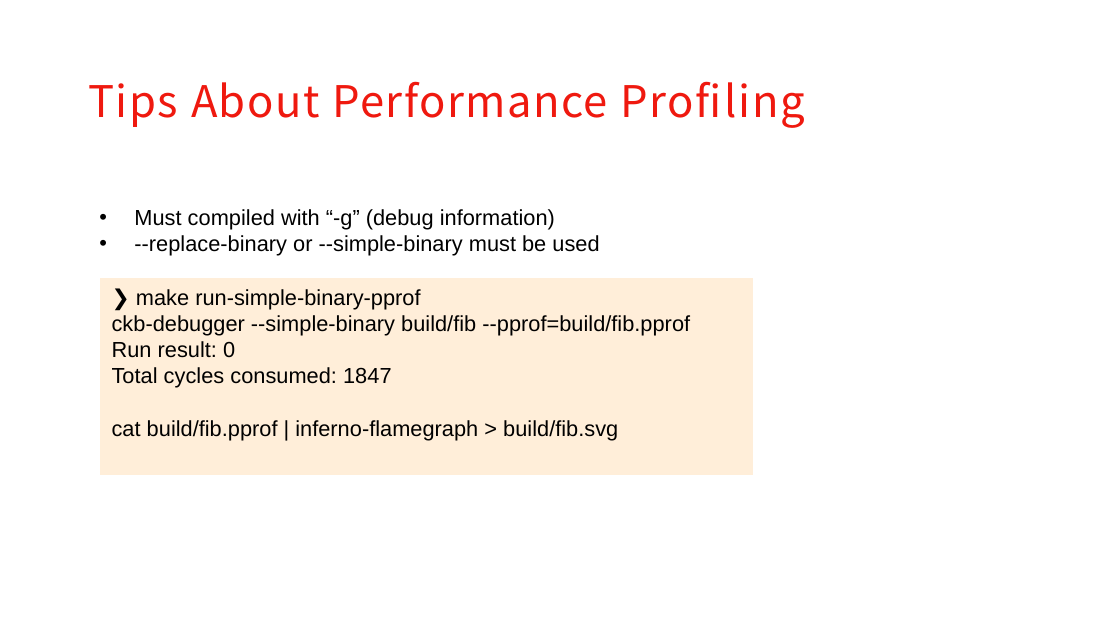
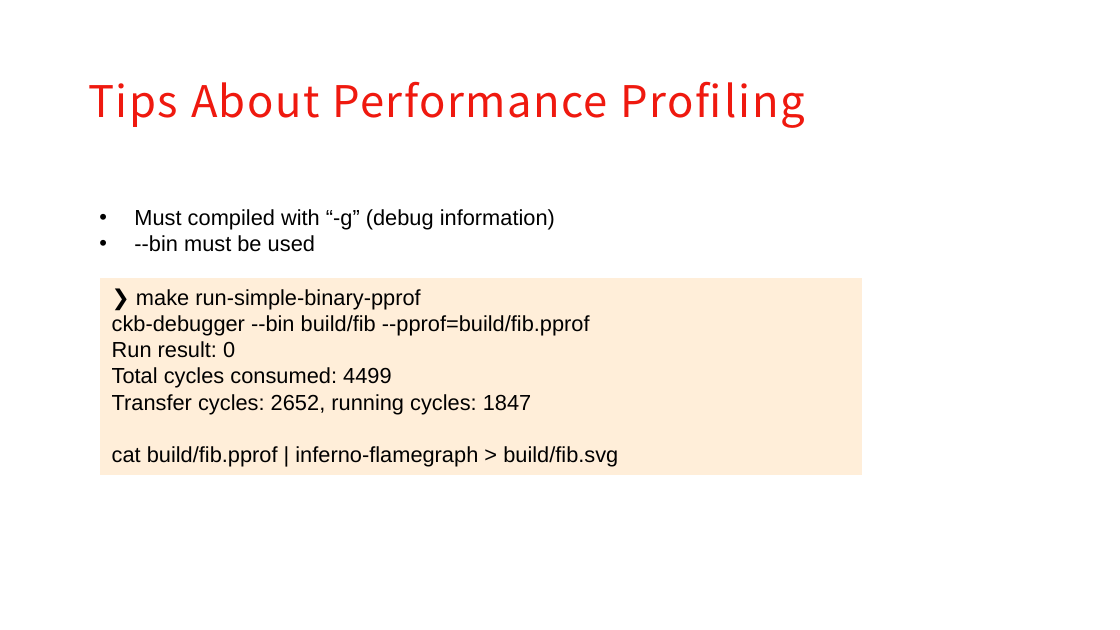
Before and after one commit to XuJiandong/ckb-debugger-playground, a slide deck: slide 19 of slides/presentation.pptx (slide 16 before the commit). Drawn at 1120x630 pixels with LibreOffice and Linux fonts; fonts in the diff are those of the drawing; background and template pictures are left out. Boxes give left, top, right and bottom in pixels: in the first picture for what was removed or moved away, otherwise in the second. Text is boxed around its words. In the diff, an @@ line names an element or a change of style, - is before the commit and + after.

Commit message:
updated according to new ckb-debugger

```diff
--- a/slides/presentation.pptx
+++ b/slides/presentation.pptx
@@ text at <box>134,235,315,252</box>: text changed @@
-• --replace-binary or --simple-binary must be used
+• --bin must be used
@@ rectangle "❯ make run-simple-binary-pprof": place and size @@
-rectangle "❯ make run-simple-binary-pprof" at <box>101,278,753,474</box>
+rectangle "❯ make run-simple-binary-pprof" at <box>101,278,861,474</box>
@@ text in rectangle at <box>112,315,590,336</box>: text changed @@
-ckb-debugger --simple-binary build/fib --pprof=build/fib.pprof
+ckb-debugger --bin build/fib --pprof=build/fib.pprof
@@ text in rectangle at <box>112,367,532,414</box>: text changed @@
-Total cycles consumed: 1847
+Total cycles consumed: 4499
+Transfer cycles: 2652, running cycles: 1847
```
Also in this commit, not shown: 7 other slides changed, 3 slides added, 2 other files.
